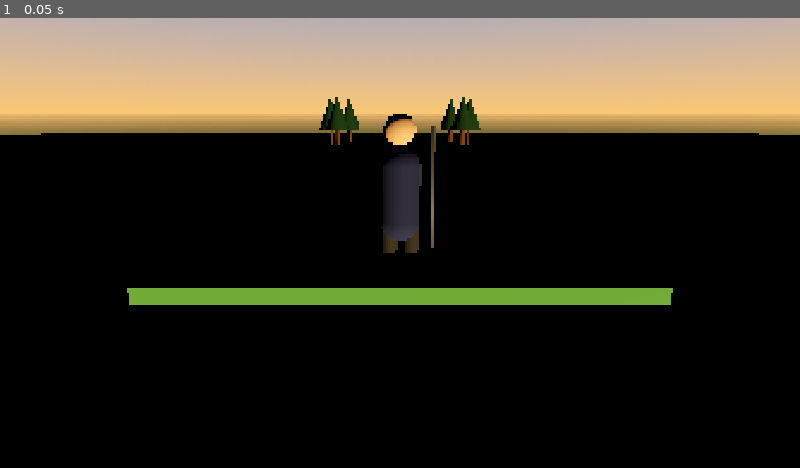
Above: before the commit, frame 1.
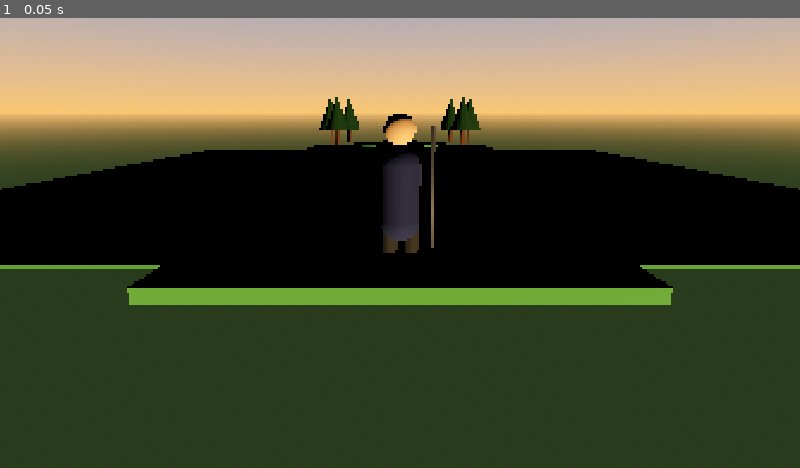
Above: after the commit, the same moment.

Repository: masonwyatt23/mas-golfs
Game: Godot game, scene res://scenes/hole_12.tscn
Two runs of this game, one before a commit and one after it. Both use one fixed random seed, a clock stepped at 60 frames per second and the inputs below.
Inputs:
- Up to frame 1 (0.05 s): no input

The runs differ from the first frame. In frame 1, 45% of the frame differs, in the area x 0-100%, y 25-100%.

Commit message:
Godot Hole 12 v6 DIAGNOSTIC: ground shrunk to 120x120 (was 400x400) — suspect frustum culling of the huge mesh (camera sits inside its footprint); still unshaded

Diff:
--- a/godot/scenes/hole_12.tscn
+++ b/godot/scenes/hole_12.tscn
@@ -75,7 +75,7 @@
 metallic = 0.8
 
 [sub_resource type="BoxMesh" id="BoxMesh_15"]
-size = Vector3(400, 0.4, 400)
+size = Vector3(120, 0.4, 120)
 
 [sub_resource type="BoxMesh" id="BoxMesh_16"]
 size = Vector3(12, 0.4, 10)
